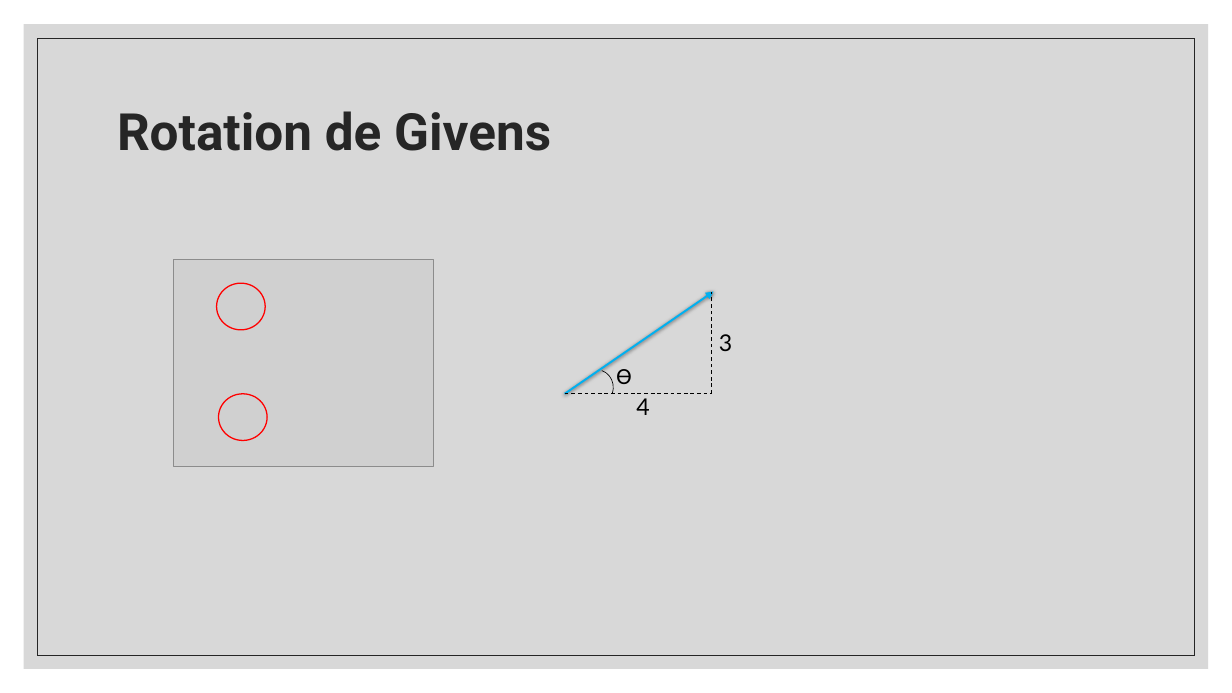
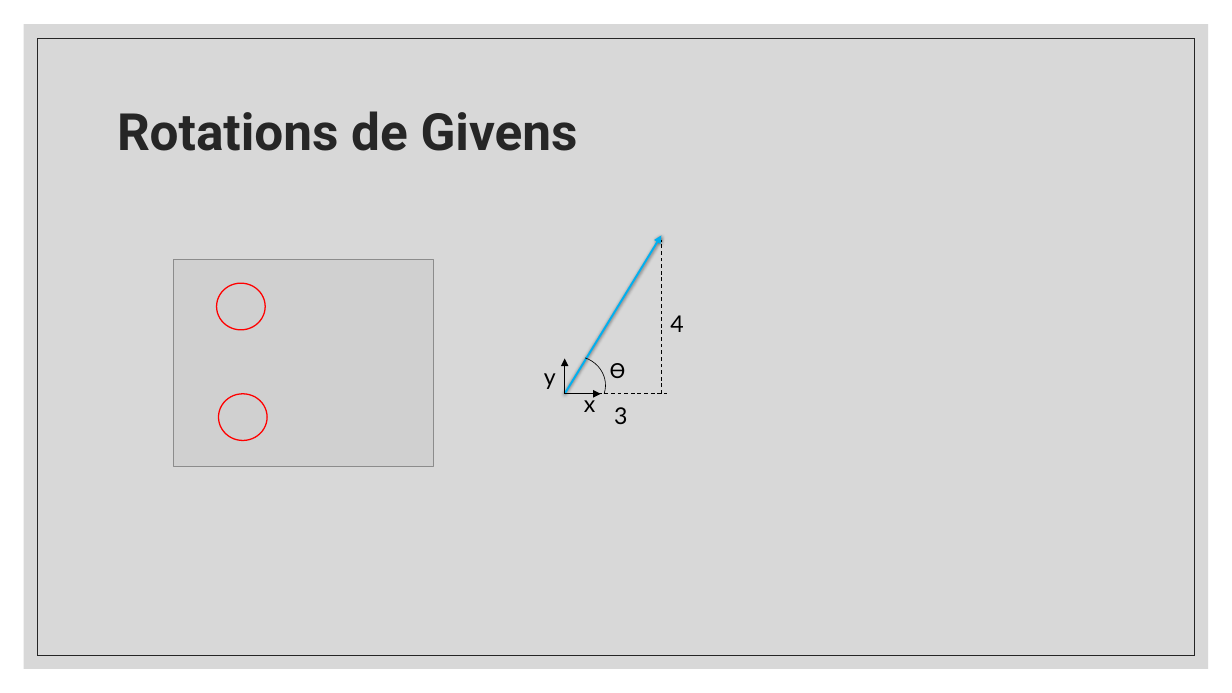
Before and after one commit to gahem1/Physique_Numerique, a slide deck: slide 16 of Solutions d’une équation aux valeurs propres.pptx. Drawn at 1232x693 pixels with LibreOffice and Linux fonts; fonts in the diff are those of the drawing; grey boxes stand for pictures. Boxes give left, top, right and bottom in pixels: in the first picture for what was removed or moved away, otherwise in the second. Text is boxed around its words. In the diff, an @@ line names an element or a change of style, - is before the commit and + after.

```diff
--- a/Solutions d’une équation aux valeurs propres.pptx
+++ b/Solutions d’une équation aux valeurs propres.pptx
@@ title at [117,111,578,151]: text changed @@
-Rotation de Givens
+Rotations de Givens
@@ arrow moved from (565, 394) - (714, 292) to (565, 394) - (662, 236) @@
@@ line moved from (712, 394) - (712, 292) to (662, 394) - (662, 240) @@
@@ text "4": place and size @@
-text "4" at [636,398,649,415]
+text "4" at [670,315,683,332]
@@ arc (boxed as its full ellipse): place and size @@
-arc (boxed as its full ellipse) at [574,365,618,411]
+arc (boxed as its full ellipse) at [540,349,614,421]
@@ arrow added from (565, 394) to (565, 359), #000000 0.5 pt @@
@@ text "ϴ": place and size @@
-text "ϴ" at [616,369,631,384]
+text "ϴ" at [610,363,625,378]
@@ text added at [544,373,556,389], 18 pt, text #000000 @@
+y
@@ line moved from (565, 394) - (712, 394) to (565, 394) - (667, 394) @@
@@ arrow added from (565, 394) to (601, 394), #000000 0.5 pt @@
@@ text added at [584,392,596,412], 18 pt, text #000000 @@
+x
@@ text "3": place and size @@
-text "3" at [719,334,732,351]
+text "3" at [614,407,627,424]
```
Also in this commit, not shown: 15 other slides changed, 4 slides added, 1 slide removed.
